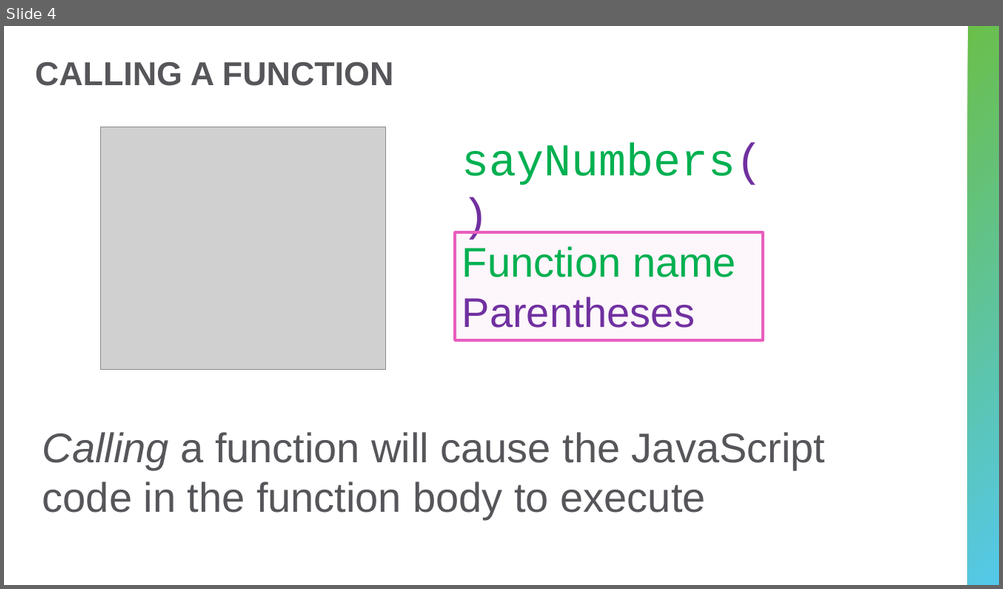
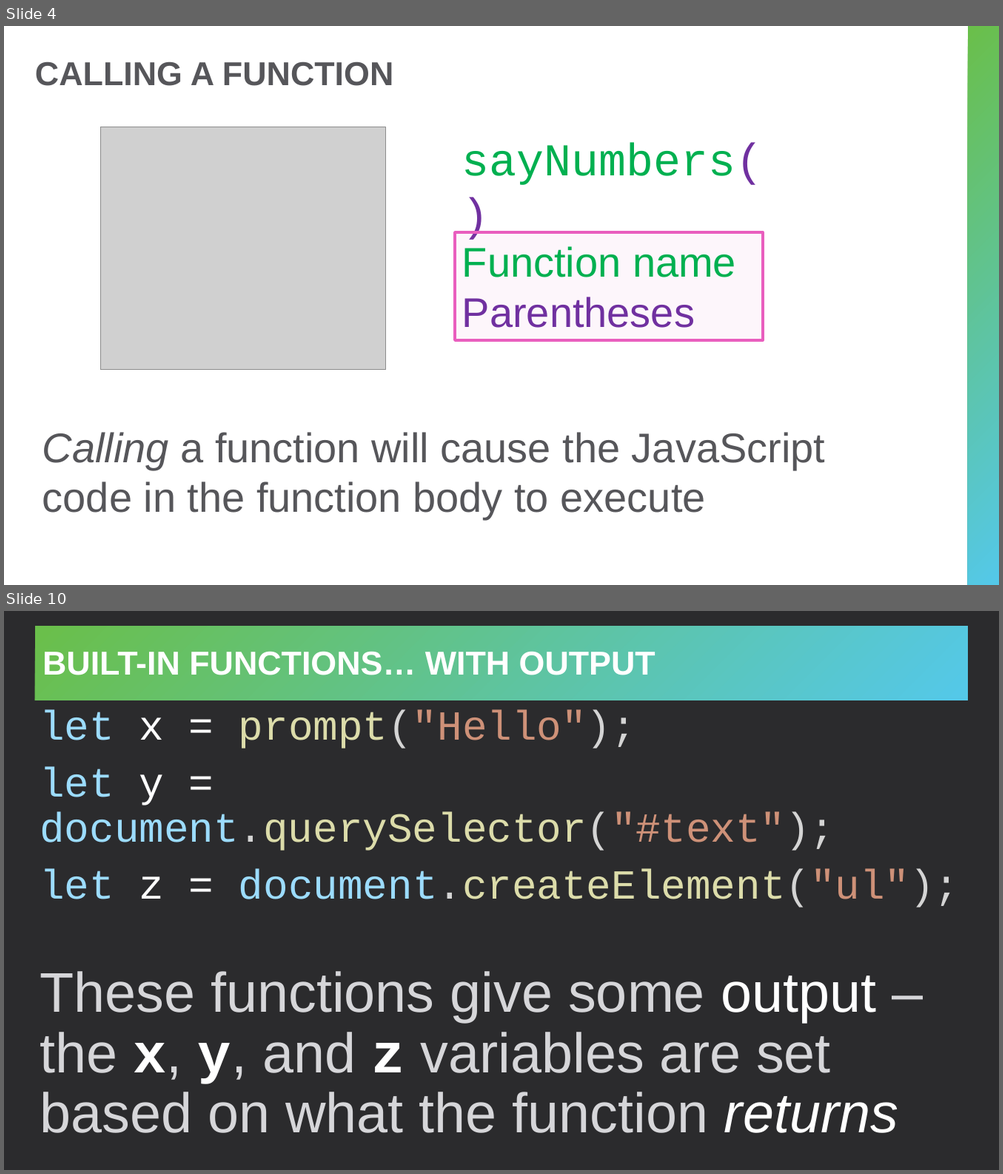
Before and after one commit to hytechclub/web-102, a slide deck: Week08/FunctionParameters.pptx. Shown one above the other, each under a label of ours: slide 4 before the commit, slides 4 and 10 after it; the slides between them are not shown. The pictures are 1003x589 and 1003x1174 pixels, drawn with LibreOffice and Linux fonts; fonts in the diff are those of the drawing; grey boxes stand for pictures. Boxes give left, top, right and bottom in pixels: in the first picture for what was removed or moved away, otherwise in the second. Text is boxed around its words. In the diff, an @@ line names an element or a change of style, - is before the commit and + after.

Commit message:
week 8 add returns to ppt

```diff
--- a/Week08/FunctionParameters.pptx
+++ b/Week08/FunctionParameters.pptx
@@ slide 10 added at [4,611,999,1170], background #2B2B2D @@
@@ title added at [35,626,968,701], fill gradient #6ABF4B to #54C8E8, 32 pt, text #FFFFFF, bold @@
+BUILT-IN FUNCTIONS… WITH OUTPUT
@@ text added at [40,710,959,1133], 40 pt, text #D6D6D9 @@
+let x = prompt("Hello");
+let y = document.querySelector("#text");
+let z = document.createElement("ul");
+These functions give some output – the x, y, and z variables are set based on what the function returns
```
Also in this commit, not shown: 7 slides changed, 4 other slides added.
